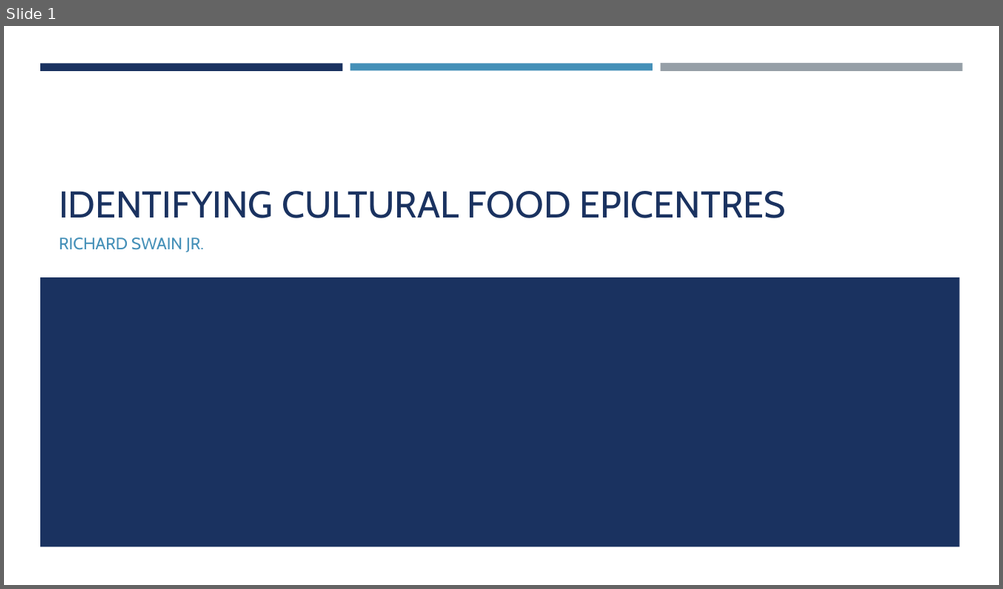
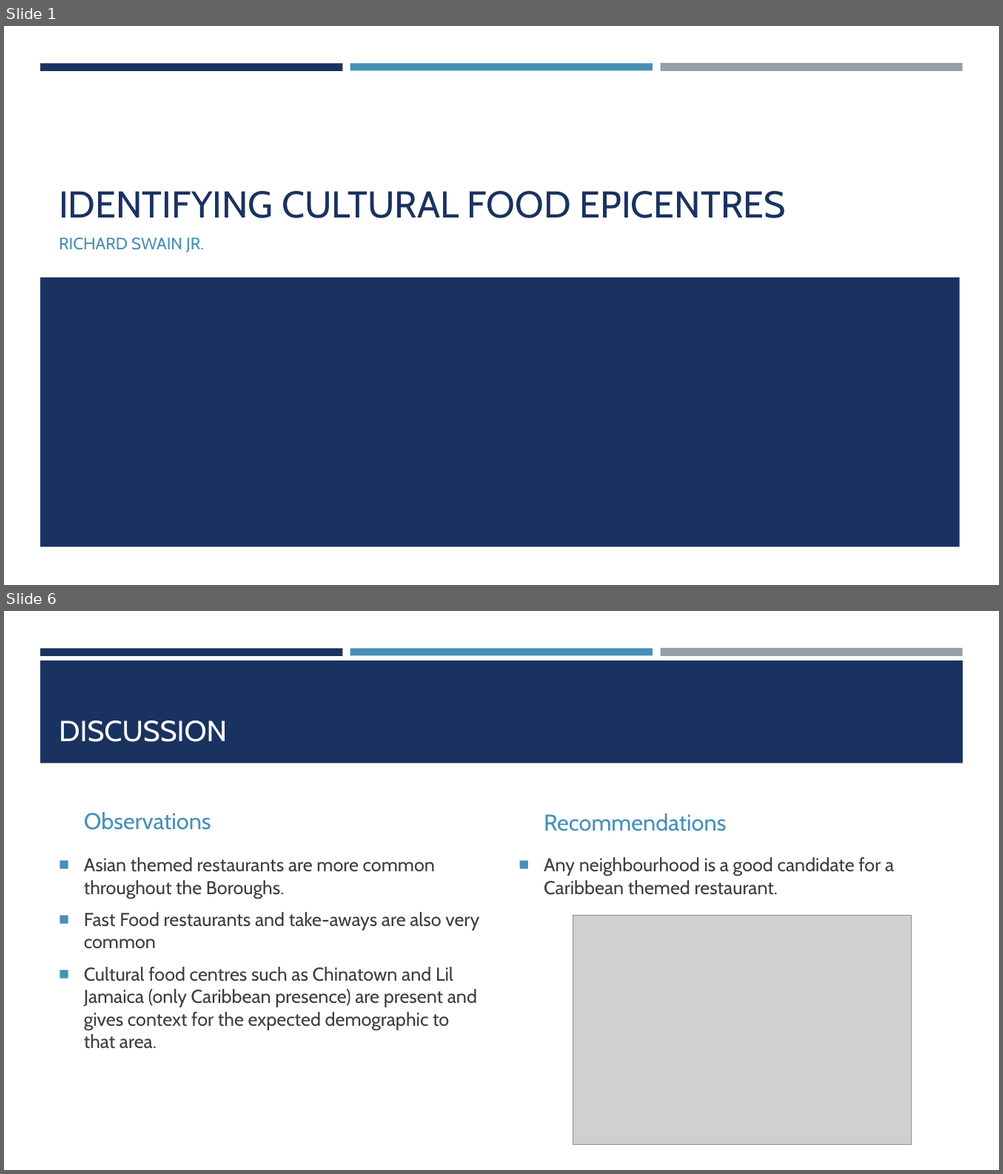
Before and after one commit to Exswain/Neighbourhood-Capstone, a slide deck: Data Science Final Project Presentation.pptx. Shown one above the other, each under a label of ours: slide 1 before the commit, slides 1 and 6 after it; the slides between them are not shown. The pictures are 1003x589 and 1003x1174 pixels, drawn with LibreOffice and Linux fonts; fonts in the diff are those of the drawing; grey boxes stand for pictures. Boxes give left, top, right and bottom in pixels: in the first picture for what was removed or moved away, otherwise in the second. Text is boxed around its words. In the diff, an @@ line names an element or a change of style, - is before the commit and + after.

```diff
--- a/Data Science Final Project Presentation.pptx
+++ b/Data Science Final Project Presentation.pptx
@@ slide 6 added at bbox=[4, 611, 999, 1170], background #FFFFFF; not listed: 3 template elements that a slide beside it also shows @@
@@ rectangle added at bbox=[40, 661, 963, 763], fill #1A3260 @@
@@ title added at bbox=[59, 721, 227, 742], 28 pt, text #FFFFFF @@
+DISCUSSION
@@ text added at bbox=[84, 812, 211, 830], 22 pt, text #4590B8 @@
+Observations
@@ text added at bbox=[543, 814, 726, 832], 22 pt, text #4590B8 @@
+Recommendations
@@ text added at bbox=[84, 857, 479, 1049], 18 pt, text #3D3D3D @@
+■ Asian themed restaurants are more common throughout the Boroughs.
+■ Fast Food restaurants and take-aways are also very common
+■ Cultural food centres such as Chinatown and Lil Jamaica (only Caribbean presence) are present and gives context for the expected demographic to that area.
@@ text added at bbox=[543, 857, 893, 895], 18 pt, text #3D3D3D @@
+■ Any neighbourhood is a good candidate for a Caribbean themed restaurant.
@@ picture added at bbox=[572, 915, 911, 1145] @@
```
Also in this commit, not shown: 6 other slides added, 1 slide removed, 1 other file.
